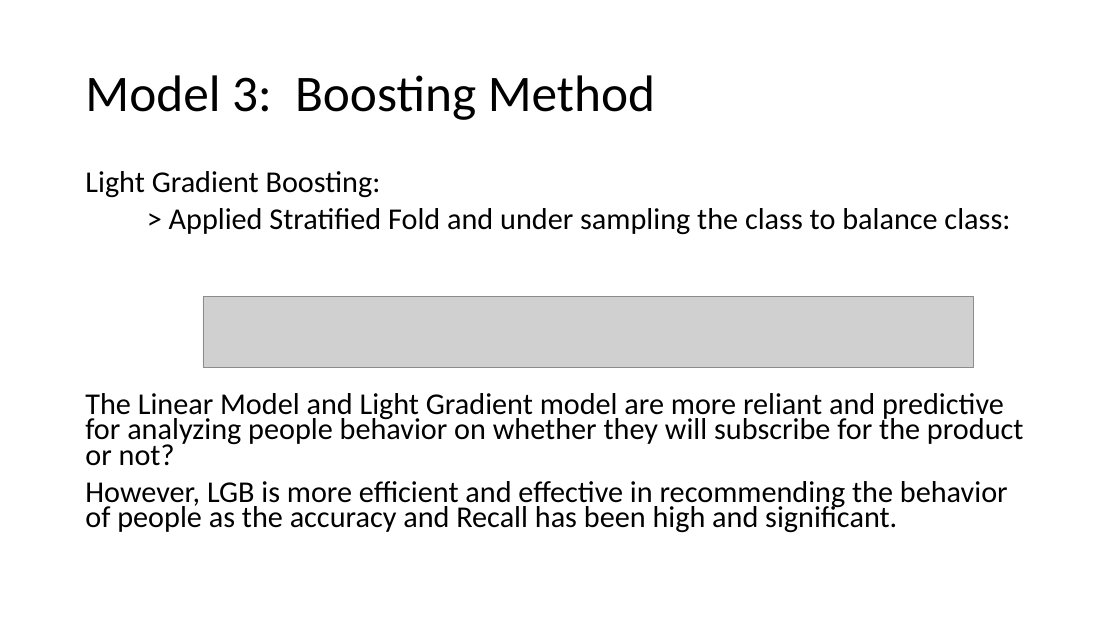
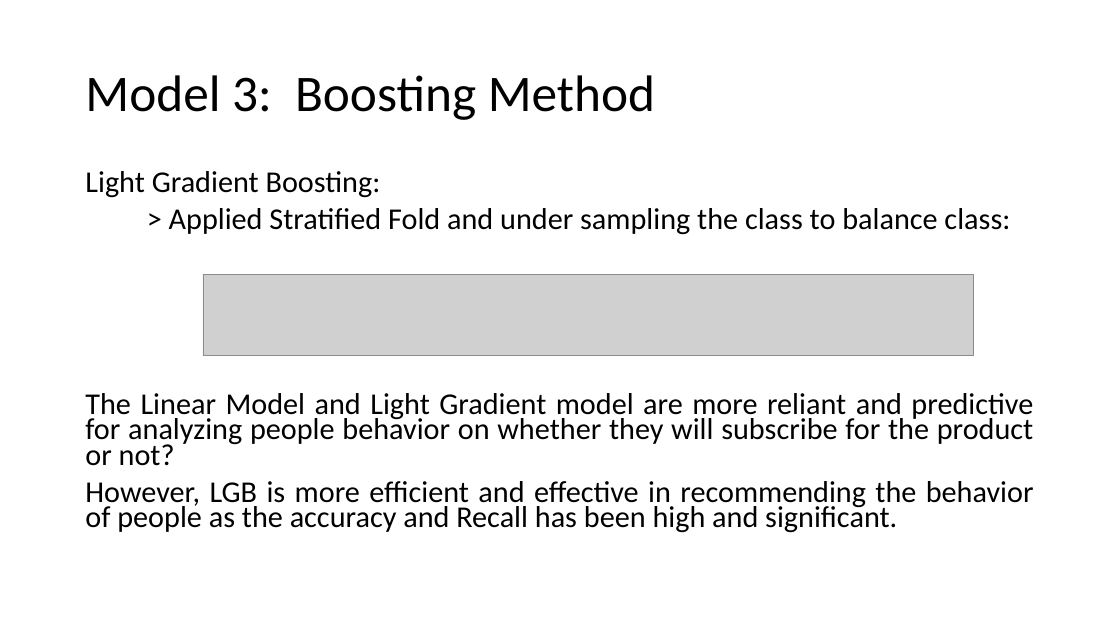
Before and after one commit to Ayushimalaviya/Bank-Marketing-Campaign-Analysis, a slide deck: slide 8 of final_code/final presentation.pptx. Drawn at 1120x630 pixels with LibreOffice and Linux fonts; fonts in the diff are those of the drawing; grey boxes stand for pictures. Boxes give left, top, right and bottom in pixels: in the first picture for what was removed or moved away, otherwise in the second. Text is boxed around its words. In the diff, an @@ line names an element or a change of style, - is before the commit and + after.

```diff
--- a/final_code/final presentation.pptx
+++ b/final_code/final presentation.pptx
@@ text "Light Gradient Boosting:" at (85, 171, 1034, 533): alignment left to justified @@
@@ picture: place and size @@
-picture at (203, 297, 975, 367)
+picture at (203, 274, 975, 355)
```
Also in this commit, not shown: 5 other slides changed, 2 other files.
